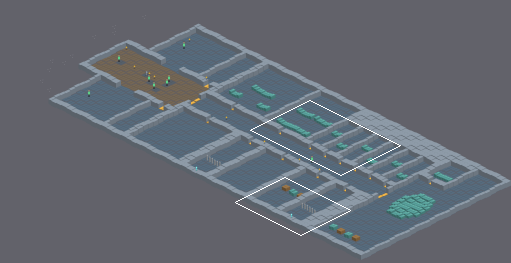
Two states of a Tiled map (JSON), world/maps/meridian/deck1.tmj. Above, an overview of the earlier version with the close-up marked.
Close-up. Old version:
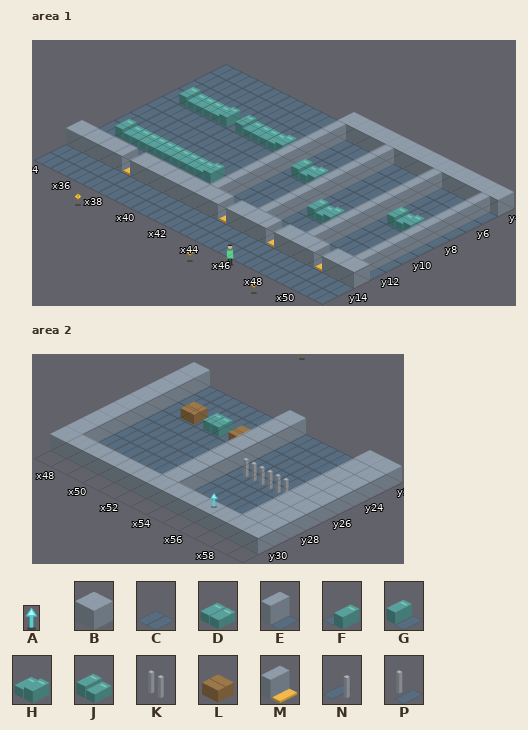
Cells are 128x64 px. Isometric: x runs down to the right, y down to the left. Shown: area 1 x 34..51, y 4..15; area 2 x 47..59, y 22..31. The commit also changed other parts of the map, which this record leaves out.
Key: from "Stand-ins": A 2 "Way out", B 5 "piece-005", C 11 "piece-011", D 13 "piece-013", E 15 "piece-015", F 17 "piece-017", G 18 "piece-018", H 19 "piece-019", J 26 "piece-026", K 46 "piece-046", L 67 "piece-067", M 91 "piece-091", N 99 "piece-099", P 100 "piece-100".
_ is an empty cell.
Objects are placed by the point they stand on, in cells (3,4 is the top-left corner of cell 3,4); size is 1x1 cell unless given.
Layers that did not change in this view are not listed.
Layer "Floor" before, area 1, first column x 34:
 4 CCCCCCCC__________
 5 CCCCCCCCCCCCCCCCCC
 6 CCCCCCCCCCCCCCCCCC
 7 CCCCCCCCCCCCCCCCCC
 8 CCCCCCCCCCCCCCCCCC
 9 CCCCCCCCCCCCCCCCCC
10 CCCCCCCCCCCCCCCCCC
11 CCCCCCCCCCCCCCCCCC
12 CCCCCCCCCCCCCCCCCC
13 ___C_____C__C__C__
14 CCCCCCCCCCCCCCCCCC
15 CCCCCCCCCCCCCCCCCC
Layer "Walls and things" before, area 1, first column x 34:
 4 ________BBBBBBBBBB
 5 ________E__E__E__E
 6 ________E__E__E__E
 7 _JDHFDDGE__E__E__E
 8 ________EJGE__EJGE
 9 ________E__E__E__E
10 ________E__EJGE__E
11 _JDDDDH_E__E__E__E
12 ________E__E__E__E
13 BBBMBBBBBMBBMBBMBB
14 __________________
15 __________________
Layer "Walls and things" before, area 2, first column x 47:
22 B_____B____BB
23 B_____B____BB
24 B_LFGLB____BB
25 B_____B____BB
26 B_____BNKKPBB
27 B_____B____BB
28 B_____B____BB
29 B_____B____BB
30 BBBBBBBBBBBBB
31 _____________
Objects on layer "People and things" before, area 2:
A "Down to deck 2" at 55.8,29.5 size 0.3x1
Now the later version:
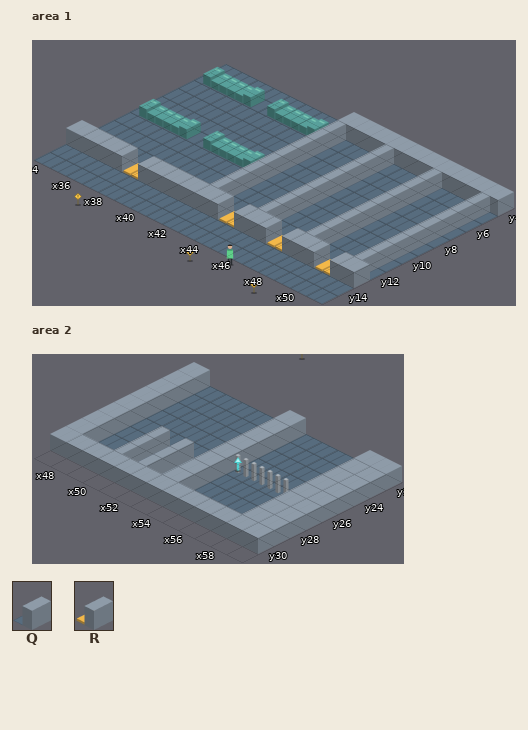
Further tiles: from "Stand-ins": Q 16 "piece-016", R 89 "piece-089".
What changed:
Changed rows in their new state; . is an unchanged cell.
Layer "Floor", area 1:
first column x 38:
13 C.....C..C..C
Layer "Walls and things", area 1:
first column x 34:
 5 FDDGFDDG.........
 7 ._______.........
 8 .........__....__
 9 FDDGFDDG.........
10 ............__...
11 .______..........
13 ....R.....R..R..R
Layer "Walls and things", area 2:
first column x 49:
24 ____..
26 .....K
27 .EQ...
28 .EQ...
29 .EQ...
Layer "People and things", area 2:
changed: A "Down to deck 2" at 55.8,29.5 size 0.3x1 -> A "Down to deck 2" at 54.2,26.5 size 0.3x1
Pixel boxes of the changes (left, top, right, bottom) in both close-ups:
changed: (115, 66, 346, 276)
removed: (387, 207, 425, 231)
changed: (114, 401, 251, 474)
old place: (210, 493, 218, 508)
